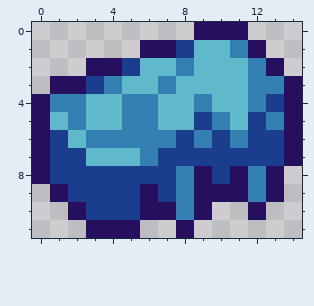
Two versions of one pixel-art sprite, Items/AaMaterials/GelatineBar.png. The picture above is the old version.
The file is 30x24 pixels, drawn in blocks of 2x2; one block is one cell here.
Now the later version:
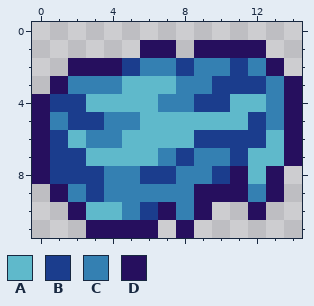
Palette (. is transparent): A #5fb9cb  B #1b3d8d  C #3480b2  D #260f5e
The author wrote: gaylatino lol
The edit:
{"y":0,"x":9,"old":"DDD","new":"..."}
{"y":1,"x":8,"old":"BAAC","new":".DDD"}
{"y":2,"x":2,"old":".","new":"D"}
{"y":2,"x":6,"old":"AACAAA","new":"CCBCCB"}
{"y":3,"x":2,"old":"DB","new":"CC"}
{"y":3,"x":7,"old":"CAAAAC","new":"ACCBBB"}
{"y":4,"x":1,"old":"CC","new":"BB"}
{"y":4,"x":5,"old":"CCAACA","new":"AACCBB"}
{"y":4,"x":12,"old":"CB","new":"AC"}
{"y":5,"x":1,"old":"ACAA","new":"CBBC"}
{"y":5,"x":6,"old":"C","new":"A"}
{"y":5,"x":9,"old":"BC","new":"AA"}
{"y":6,"x":5,"old":"CCCBC","new":"AAAAB"}
{"y":6,"x":11,"old":"C","new":"B"}
{"y":6,"x":13,"old":"B","new":"A"}
{"y":7,"x":6,"old":"CB","new":"AC"}
{"y":7,"x":9,"old":"BB","new":"CC"}
{"y":7,"x":12,"old":"BB","new":"AA"}
{"y":8,"x":4,"old":"BB","new":"CC"}
{"y":8,"x":9,"old":"D","new":"C"}
{"y":8,"x":12,"old":"C","new":"A"}
{"y":9,"x":2,"old":"B","new":"C"}
{"y":9,"x":4,"old":"BBDB","new":"CCCC"}
{"y":10,"x":3,"old":"BBBD","new":"AACB"}
{"y":11,"x":6,"old":".","new":"D"}
{"label":"changed","picture_box":[50,22,284,238]}
